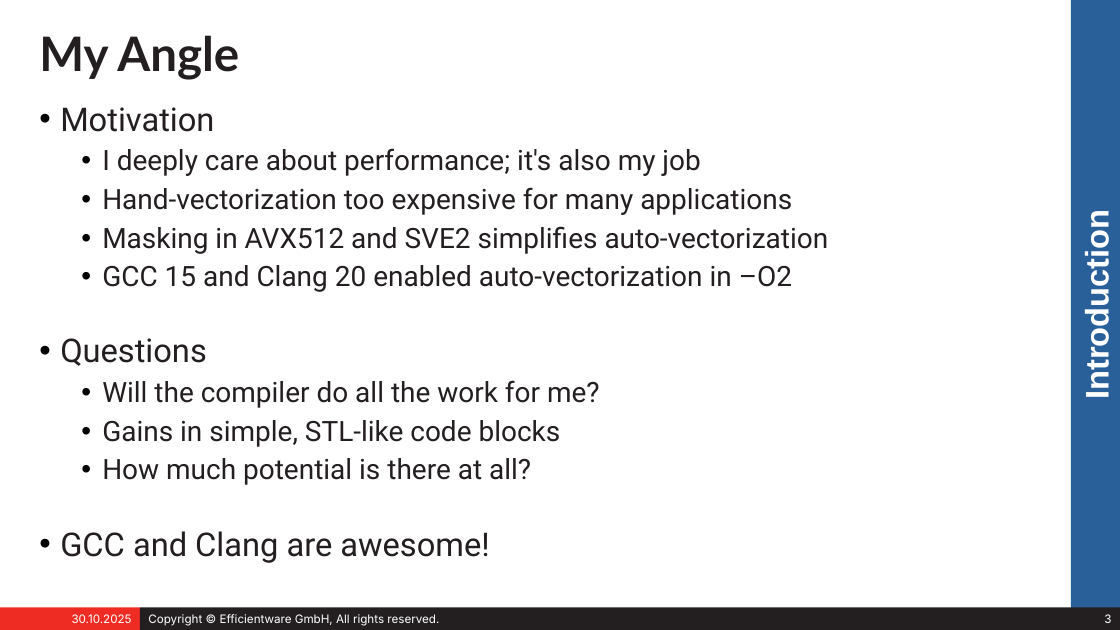
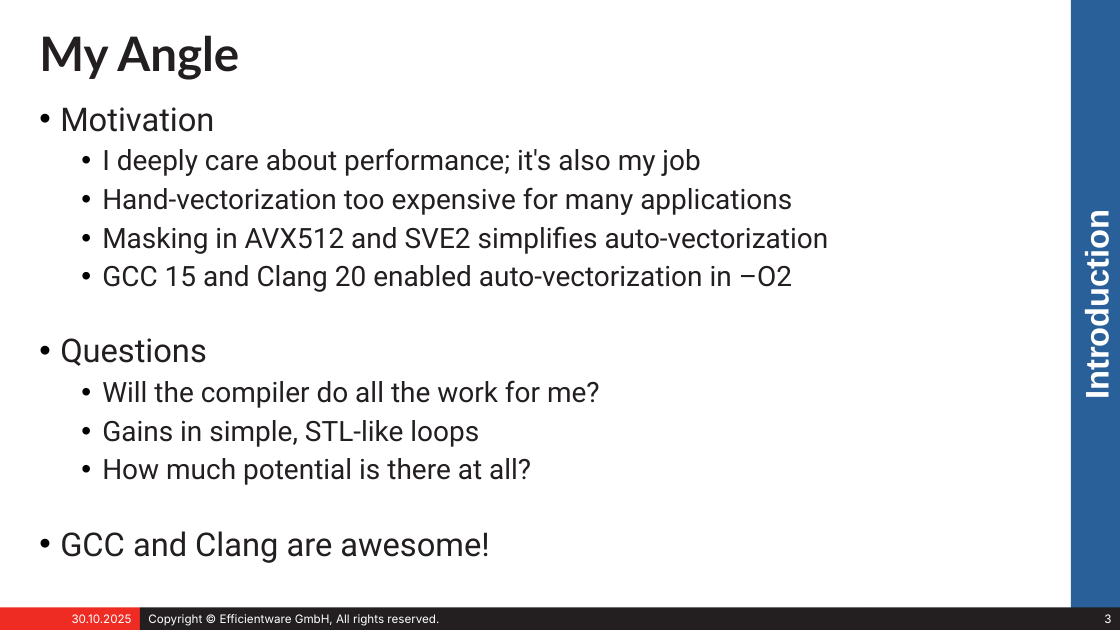
Before and after one commit to stefeff/auto-vectorization, a slide deck: slide 3 of presentation/speed_for_free.odp. Drawn at 1120x630 pixels with LibreOffice and Linux fonts; fonts in the diff are those of the drawing. Boxes give left, top, right and bottom in pixels: in the first picture for what was removed or moved away, otherwise in the second. Text is boxed around its words. In the diff, an @@ line names an element or a change of style, - is before the commit and + after.

```diff
--- a/presentation/speed_for_free.odp
+++ b/presentation/speed_for_free.odp
@@ text at [102,420,479,447]: text changed @@
-• Gains in simple, STL-like code blocks
+• Gains in simple, STL-like loops
```
Also in this commit, not shown: 3 other slides changed.
